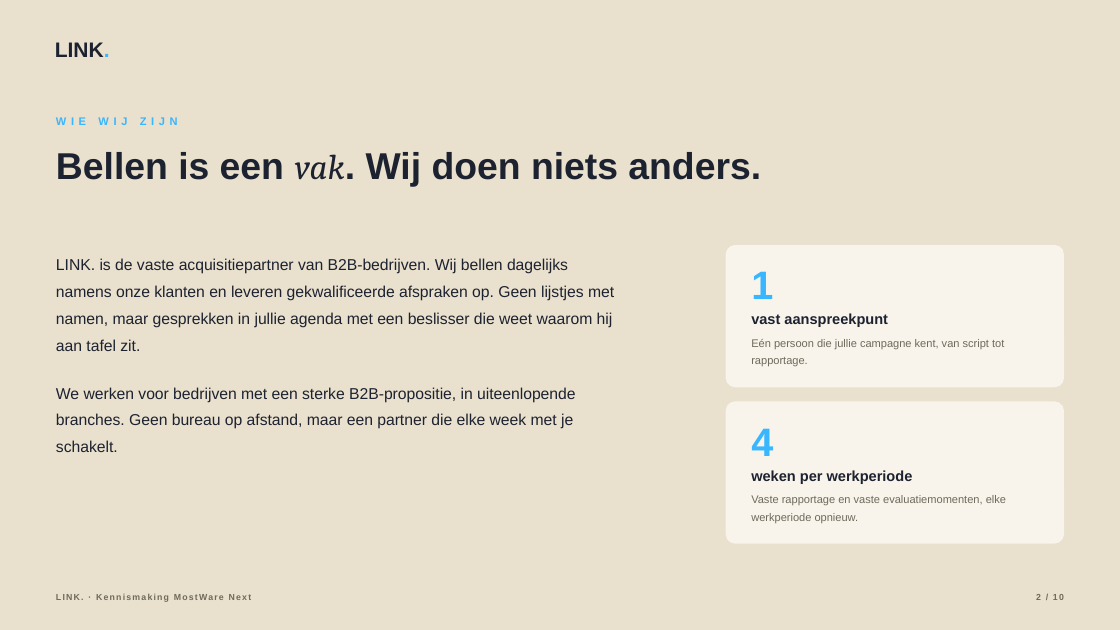
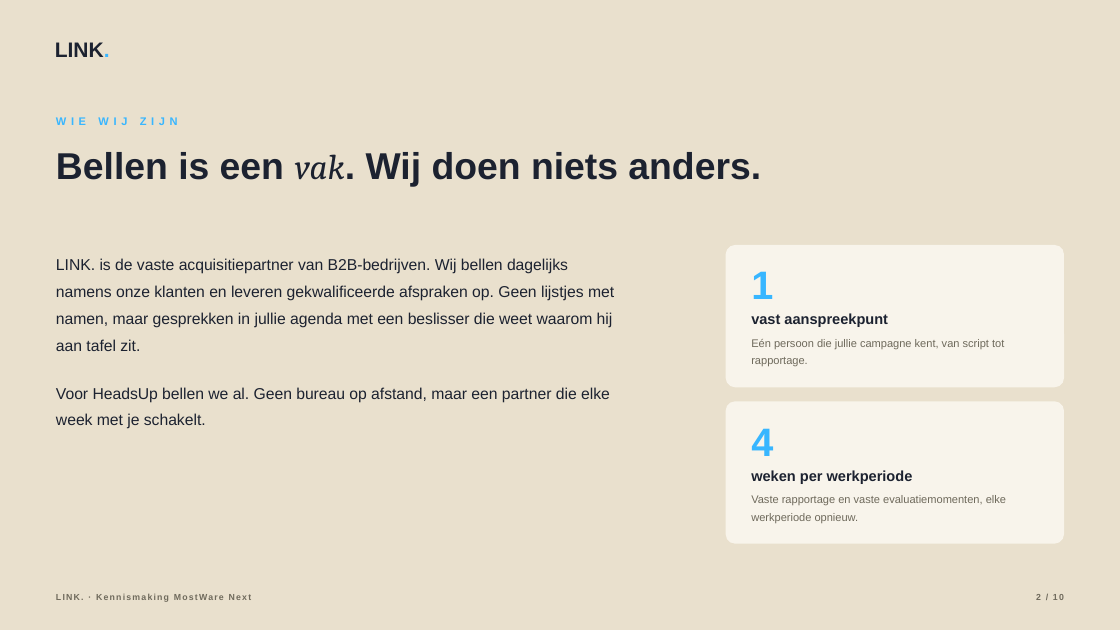
Before and after one commit to hens-lang/Test, a slide deck: slide 2 of output/LINK. kennismaking MostWare Next.pptx. Drawn at 1120x630 pixels with LibreOffice and Linux fonts; fonts in the diff are those of the drawing. Boxes give left, top, right and bottom in pixels: in the first picture for what was removed or moved away, otherwise in the second. Text is boxed around its words. In the diff, an @@ line names an element or a change of style, - is before the commit and + after.

```diff
--- a/output/LINK. kennismaking MostWare Next.pptx
+++ b/output/LINK. kennismaking MostWare Next.pptx
@@ text at [56,387,610,429]: text changed @@
-We werken voor bedrijven met een sterke B2B-propositie, in uiteenlopende branches. Geen bureau op afstand, maar een partner die elke week met je schakelt.
+Voor HeadsUp bellen we al. Geen bureau op afstand, maar een partner die elke week met je schakelt.
```
Also in this commit, not shown: 4 other slides changed, 8 other files.
